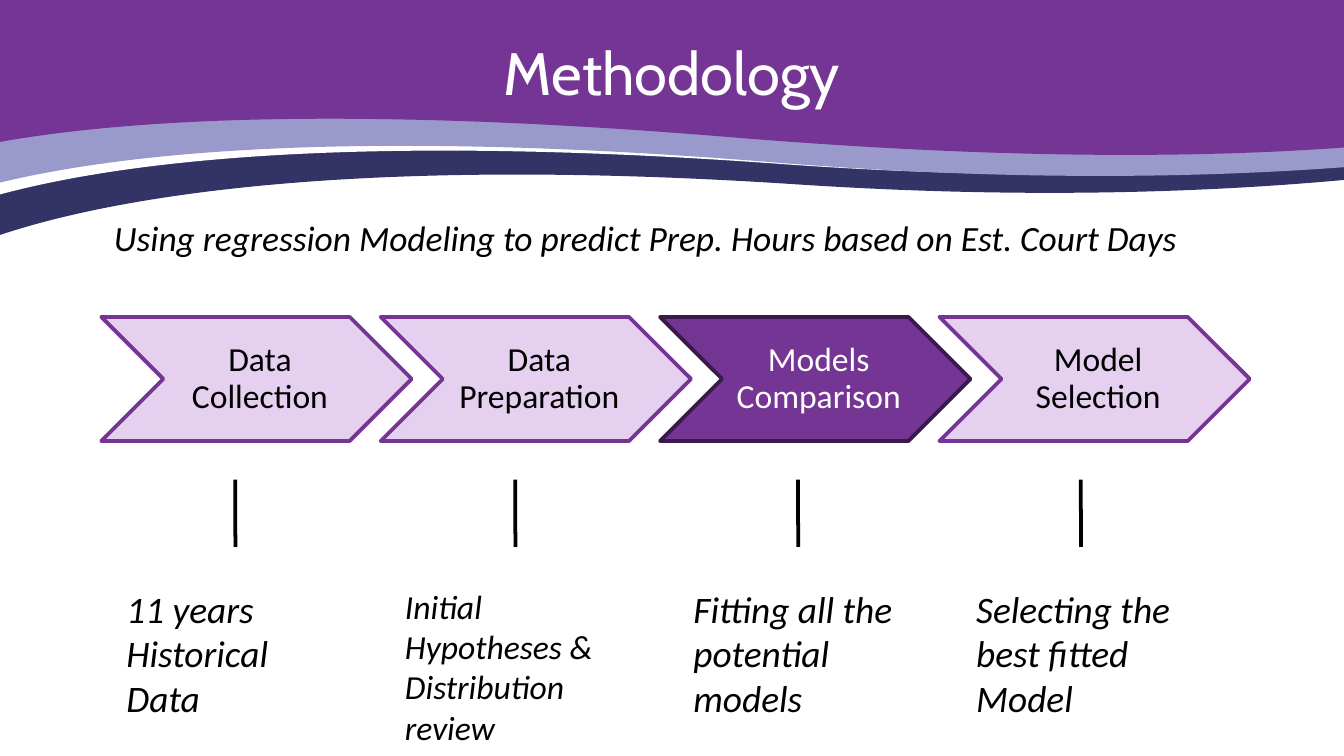
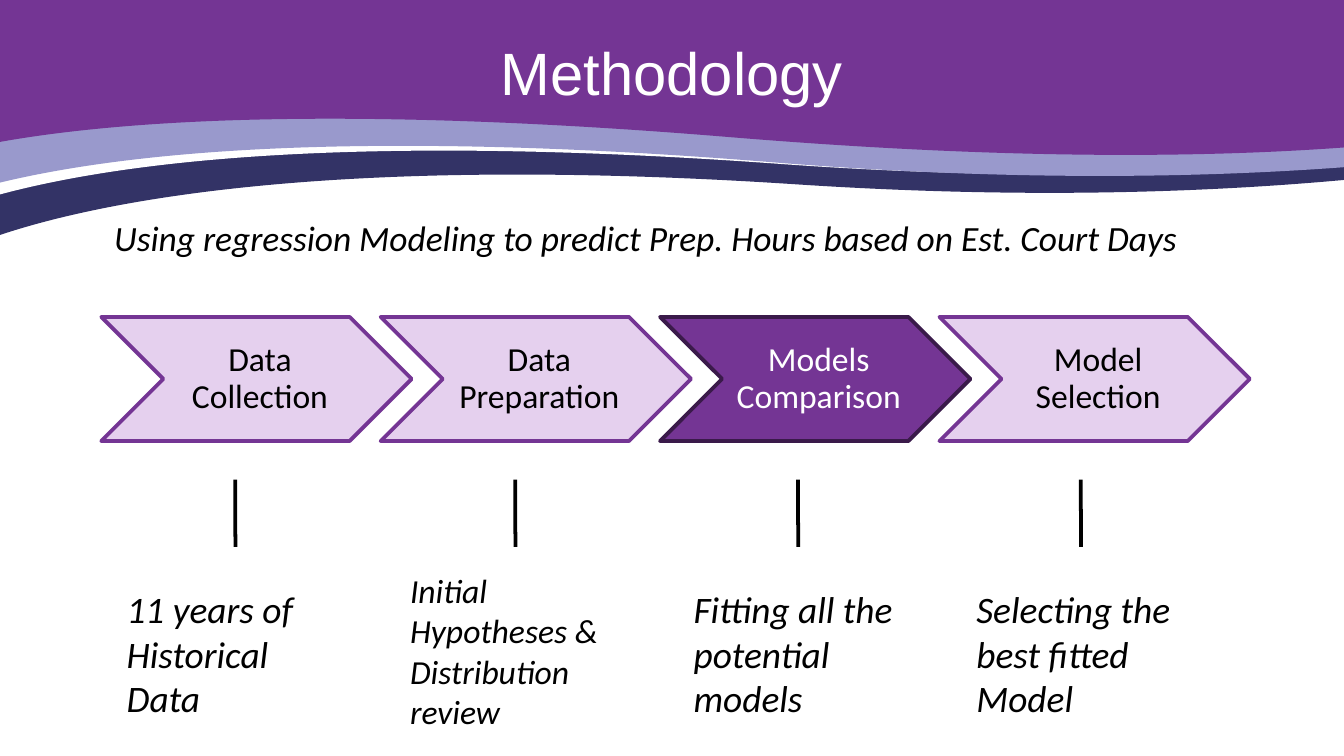
Before and after one commit to bparsazadeh/INF1344H_Final_Project_Rep, a slide deck: slide 3 of Final-Term Project - Group 11.pptx. Drawn at 1344x756 pixels with LibreOffice and Linux fonts; fonts in the diff are those of the drawing; background and template pictures are left out. Boxes give left, top, right and bottom in pixels: in the first picture for what was removed or moved away, otherwise in the second. Text is boxed around its words. In the diff, an @@ line names an element or a change of style, - is before the commit and + after.

```diff
--- a/Final-Term Project - Group 11.pptx
+++ b/Final-Term Project - Group 11.pptx
@@ title "Methodology" at [501,51,843,106]: font Cabin to Arial @@
@@ text "Initial Hypotheses & Distribution review": place and size @@
-text "Initial Hypotheses & Distribution review" at [405,595,564,741]
+text "Initial Hypotheses & Distribution review" at [410,579,569,725]
@@ text "Initial Hypotheses & Distribution review" at [410,579,569,725]: highlight none to #FFFFFF @@
@@ text at [127,597,293,713]: text changed @@
-11 years Historical Data
+11 years of Historical Data
```
Also in this commit, not shown: 8 other slides changed, 2 slides added, 1 other file.
